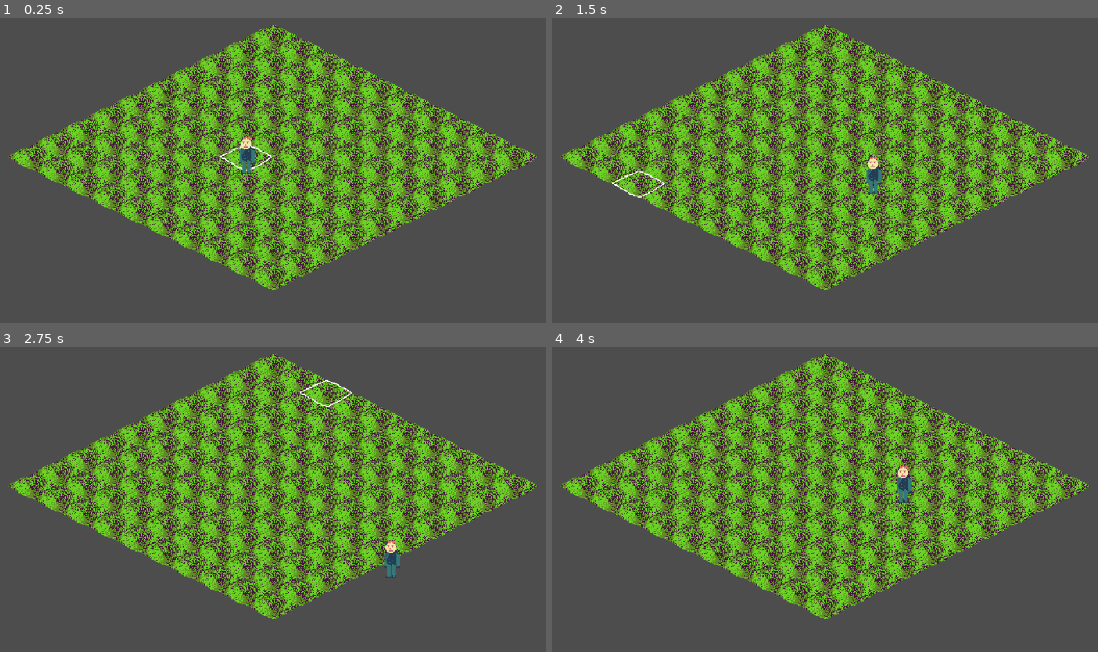
Above: before the commit, frames 1-4 (two rows, left to right).
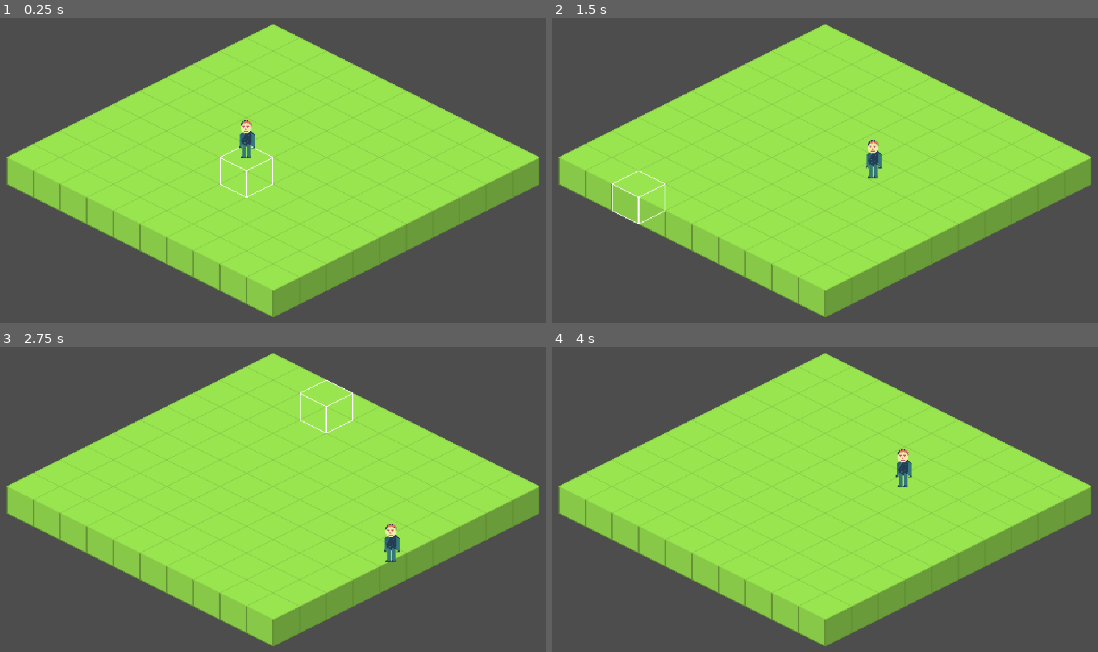
Above: after the commit, the same moments.

Repository: dinushkasam/twilight-memory
Game: Godot game, scene res://scenes/world/world.tscn
The game is run twice, just before and just after one commit, with the same random seed, the same clock (stepped at 60 frames per second) and the same inputs.
Inputs (mouse positions are in pixels of both pictures, inside the frame that each line leads up to):
- Up to frame 1 (0.25 s): no input
- Up to frame 2 (1.5 s): tap Enter at 0.5 s; move the mouse to (972, 133) at 0.52 s; hold Right (ui_right) 0.53-1.28 s; click (972, 133) at 0.67 s; move the mouse to (639, 179) at 1.27 s; hold Down (ui_down) from 1.28 s (still down)
- Up to frame 3 (2.75 s): move the mouse to (327, 386) at 2.02 s; release Down (ui_down) at 2.03 s; hold Right (ui_right) from 2.03 s (still down)
- Up to frame 4 (4 s): move the mouse to (759, 575) at 2.77 s; release Right (ui_right) at 2.78 s; hold Up (ui_up) 2.78-3.53 s; click (759, 575) at 2.92 s; move the mouse to (1037, 554) at 3.52 s; hold Left (ui_left) from 3.53 s (still down)

The runs differ from the first frame. In frame 1, 51% of the frame differs, in the area x 1-99%, y 1-99%; in frame 2, 51%; in frame 3, 51%; in frame 4, 51%.

Commit message:
impl: docs and sprites

Diff:
--- a/scenes/player/player.tscn
+++ b/scenes/player/player.tscn
@@ -4,7 +4,7 @@
 [ext_resource type="Texture2D" uid="uid://cgrdmoyrlcgyt" path="res://assets/sprites/player/player.png" id="2_gmlin"]
 
 [sub_resource type="RectangleShape2D" id="RectangleShape2D_lvxji"]
-size = Vector2(16, 16)
+size = Vector2(19, 45)
 
 [node name="Player" type="CharacterBody2D"]
 script = ExtResource("1_dovo2")
@@ -12,6 +12,7 @@
 [node name="Sprite2D" type="Sprite2D" parent="."]
 z_index = 1
 texture_filter = 1
+position = Vector2(0, -19)
 texture = ExtResource("2_gmlin")
 offset = Vector2(2, 0)
 
@@ -19,4 +20,5 @@
 root_node = NodePath("../Sprite2D")
 
 [node name="CollisionShape2D" type="CollisionShape2D" parent="."]
+position = Vector2(0.5, -22.5)
 shape = SubResource("RectangleShape2D_lvxji")
--- a/scenes/world/world.tscn
+++ b/scenes/world/world.tscn
@@ -1,9 +1,10 @@
-[gd_scene load_steps=8 format=3 uid="uid://bcfjxy7im26cv"]
+[gd_scene load_steps=10 format=3 uid="uid://bcfjxy7im26cv"]
 
 [ext_resource type="Texture2D" uid="uid://c1vo67cfhkl1o" path="res://assets/sprites/tiles/grass.png" id="1_dphjl"]
 [ext_resource type="Script" uid="uid://cj8bdaiy0rtyu" path="res://scripts/world/world.gd" id="2_sl2e5"]
 [ext_resource type="Texture2D" uid="uid://glw78y1nmgmm" path="res://assets/sprites/tiles/highlight-grass.png" id="3_1fp7r"]
 [ext_resource type="PackedScene" uid="uid://cdwo6vwajx1tj" path="res://scenes/player/player.tscn" id="4_6m72w"]
+[ext_resource type="Texture2D" uid="uid://rw7pybpuxyr7" path="res://assets/sprites/tiles/Base-blocks.png" id="4_v5dby"]
 
 [sub_resource type="TileSetAtlasSource" id="TileSetAtlasSource_sl2e5"]
 resource_name = "Grass"
@@ -17,12 +18,35 @@
 texture_region_size = Vector2i(64, 32)
 0:0/0 = 0
 
+[sub_resource type="TileSetAtlasSource" id="TileSetAtlasSource_t5ptc"]
+resource_name = "base-blocks"
+texture = ExtResource("4_v5dby")
+texture_region_size = Vector2i(64, 64)
+0:0/0 = 0
+0:0/0/texture_origin = Vector2i(0, -16)
+1:0/0 = 0
+1:0/0/texture_origin = Vector2i(0, -16)
+2:0/0 = 0
+2:0/0/texture_origin = Vector2i(0, -16)
+3:0/0 = 0
+3:0/0/texture_origin = Vector2i(0, -16)
+4:0/0 = 0
+4:0/0/texture_origin = Vector2i(0, -16)
+5:0/0 = 0
+5:0/0/texture_origin = Vector2i(0, -16)
+6:0/0 = 0
+6:0/0/texture_origin = Vector2i(0, -16)
+7:0/0 = 0
+7:0/0/texture_origin = Vector2i(0, -16)
+
 [sub_resource type="TileSet" id="TileSet_1fp7r"]
 tile_shape = 1
 tile_layout = 5
 tile_size = Vector2i(64, 32)
+physics_layer_0/collision_layer = 1
 sources/0 = SubResource("TileSetAtlasSource_sl2e5")
 sources/1 = SubResource("TileSetAtlasSource_6m72w")
+sources/2 = SubResource("TileSetAtlasSource_t5ptc")
 
 [node name="World" type="Node2D"]
 script = ExtResource("2_sl2e5")
@@ -41,4 +65,7 @@
 zoom = Vector2(1.2, 1.2)
 position_smoothing_enabled = true
 
-[node name="Player" parent="." instance=ExtResource("4_6m72w")]
+[node name="Ysort" type="Node2D" parent="."]
+y_sort_enabled = true
+
+[node name="Player" parent="Ysort" instance=ExtResource("4_6m72w")]
--- a/scripts/player/player.gd
+++ b/scripts/player/player.gd
@@ -8,7 +8,7 @@
 
 # Called when the node enters the scene tree for the first time.
 func _ready() -> void:
-	pass # Replace with function body.
+	pass # Replace with function body.dd
 
 
 # Called every frame. 'delta' is the elapsed time since the previous frame.
@@ -31,7 +31,7 @@
 
 
 func update_grid_position():
-	var world := get_parent().get_node("GroundTileMapLayer") as TileMapLayer
+	var world := get_parent().get_parent().get_node("GroundTileMapLayer") as TileMapLayer
 	var local_position := world.to_local(global_position)
 	grid_position = world.local_to_map(local_position)
 
--- a/scripts/world/world.gd
+++ b/scripts/world/world.gd
@@ -2,7 +2,10 @@
 
 @onready var ground: TileMapLayer = $GroundTileMapLayer
 @onready var highlight: TileMapLayer = $GroundHighlightTileMapLayer
-@onready var player := $Player
+
+const BASE_BLOCKS_ID = 2
+const GRASS_BASE_ATLAS_COORDS = Vector2i(0, 0)
+const HIGHLIGHT_ATLAS_COORDS = Vector2i(6, 0)
 
 var hovered_cell: Vector2i = Vector2i(-999, -999)
 
@@ -18,13 +21,13 @@
 
 
 func generate_test_map():
-	var size := 10
+	var size := 10.0
 	for x in range(size):
 		for y in range(size):
 			ground.set_cell(
-				Vector2i(x - (size / 2), y - (size / 2)),
-				0,
-				Vector2i(0, 0)
+				Vector2i(x - floor(size / 2), y - floor(size / 2)),
+				BASE_BLOCKS_ID,
+				GRASS_BASE_ATLAS_COORDS
 			)
 
 
@@ -42,8 +45,8 @@
 	if ground.get_cell_source_id(cell) != -1:
 		highlight.set_cell(
 			cell,
-			1,
-			Vector2i(0, 0)
+			BASE_BLOCKS_ID,
+			HIGHLIGHT_ATLAS_COORDS
 		)
 		hovered_cell = cell
 
Binary file changed: assets/sprites/tiles/Base-blocks.png
Not shown, added: assets/sprites/tiles/Base-blocks.png.import
Binary file added: assets/sprites/tiles/Sprite-sheet-base-blocks.aseprite
Not shown, added: README.md
Not shown, added: docs/01_vision/game_vision.md
Not shown, added: docs/01_vision/scope.md
Not shown, added: docs/02_design/camera_and_view.md
Not shown, added: docs/02_design/controls.md
Not shown, added: docs/02_design/core_gameplay_loop.md
Not shown, added: docs/03_technical/coordinate_system.md
Not shown, added: docs/03_technical/project_structure.md
Not shown, added: docs/03_technical/scene_hierarchy.md
(and 8 more such lines)
